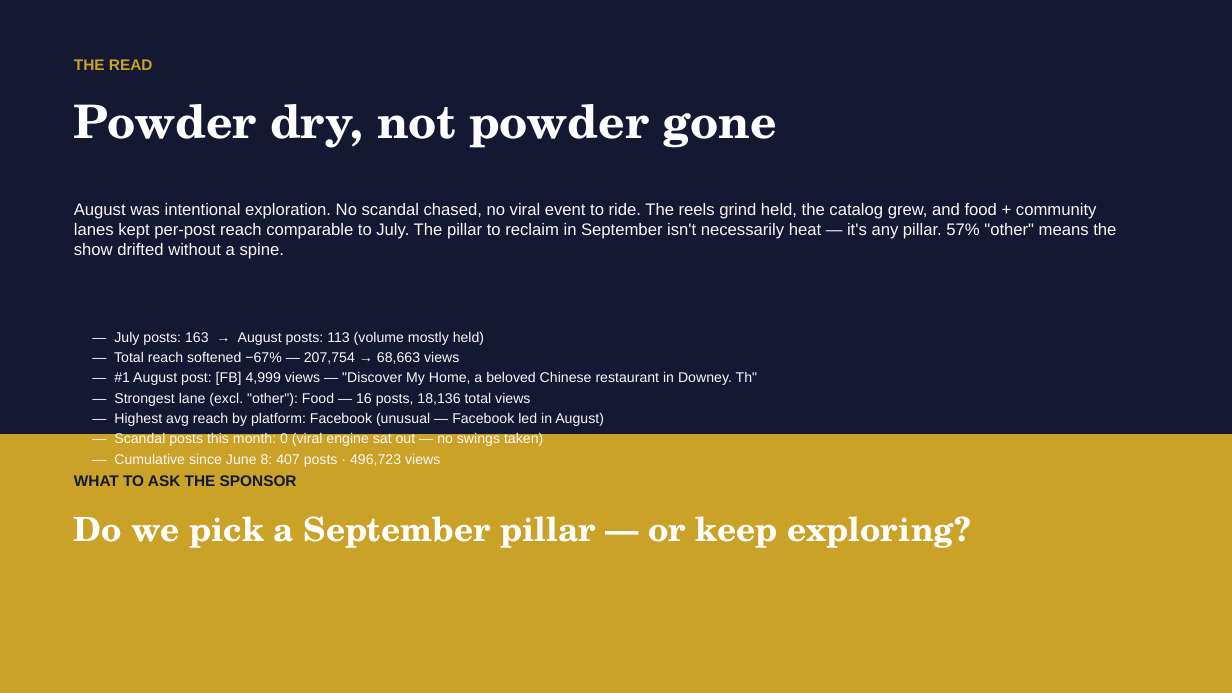
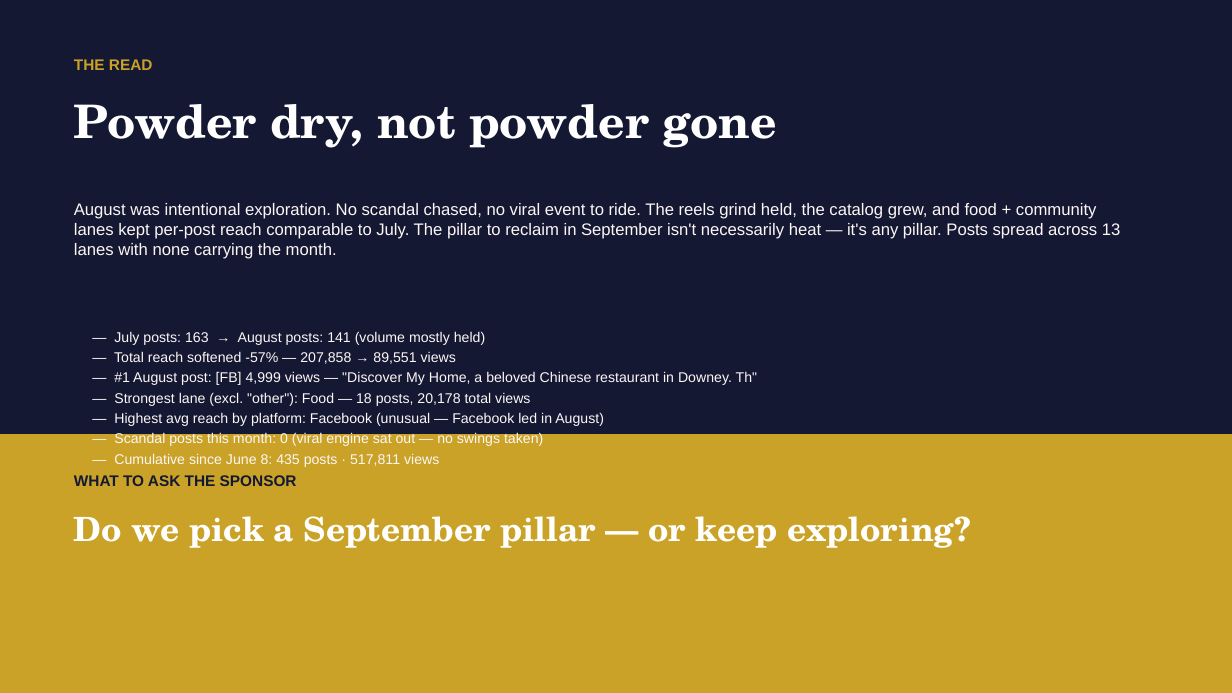
Before and after one commit to zvmmer/talking-downey-kpis, a slide deck: slide 7 of MONTHLY_REPORT_2026-08.pptx. Drawn at 1232x693 pixels with LibreOffice and Linux fonts; fonts in the diff are those of the drawing. Boxes give left, top, right and bottom in pixels: in the first picture for what was removed or moved away, otherwise in the second. Text is boxed around its words. In the diff, an @@ line names an element or a change of style, - is before the commit and + after.

Commit message:
Rebuild July/Aug monthly decks with new taxonomy; replace stale 57%-other narrative with data-driven text

```diff
--- a/MONTHLY_REPORT_2026-08.pptx
+++ b/MONTHLY_REPORT_2026-08.pptx
@@ text at <box>74,203,1121,259</box>: text changed @@
-August was intentional exploration. No scandal chased, no viral event to ride. The reels grind held, the catalog grew, and food + community lanes kept per-post reach comparable to July. The pillar to reclaim in September isn't necessarily heat — it's any pillar. 57% "other" means the show drifted without a spine.
+August was intentional exploration. No scandal chased, no viral event to ride. The reels grind held, the catalog grew, and food + community lanes kept per-post reach comparable to July. The pillar to reclaim in September isn't necessarily heat — it's any pillar. Posts spread across 13 lanes with none carrying the month.
@@ text at <box>114,331,485,345</box>: text changed @@
-— July posts: 163 → August posts: 113 (volume mostly held)
+— July posts: 163 → August posts: 141 (volume mostly held)
@@ text at <box>114,351,456,364</box>: text changed @@
-— Total reach softened −67% — 207,754 → 68,663 views
+— Total reach softened -57% — 207,858 → 89,551 views
@@ text at <box>114,392,530,406</box>: text changed @@
-— Strongest lane (excl. "other"): Food — 16 posts, 18,136 total views
+— Strongest lane (excl. "other"): Food — 18 posts, 20,178 total views
@@ text at <box>114,453,439,467</box>: text changed @@
-— Cumulative since June 8: 407 posts · 496,723 views
+— Cumulative since June 8: 435 posts · 517,811 views
```
Also in this commit, not shown: 5 other slides changed, 3 other files.
